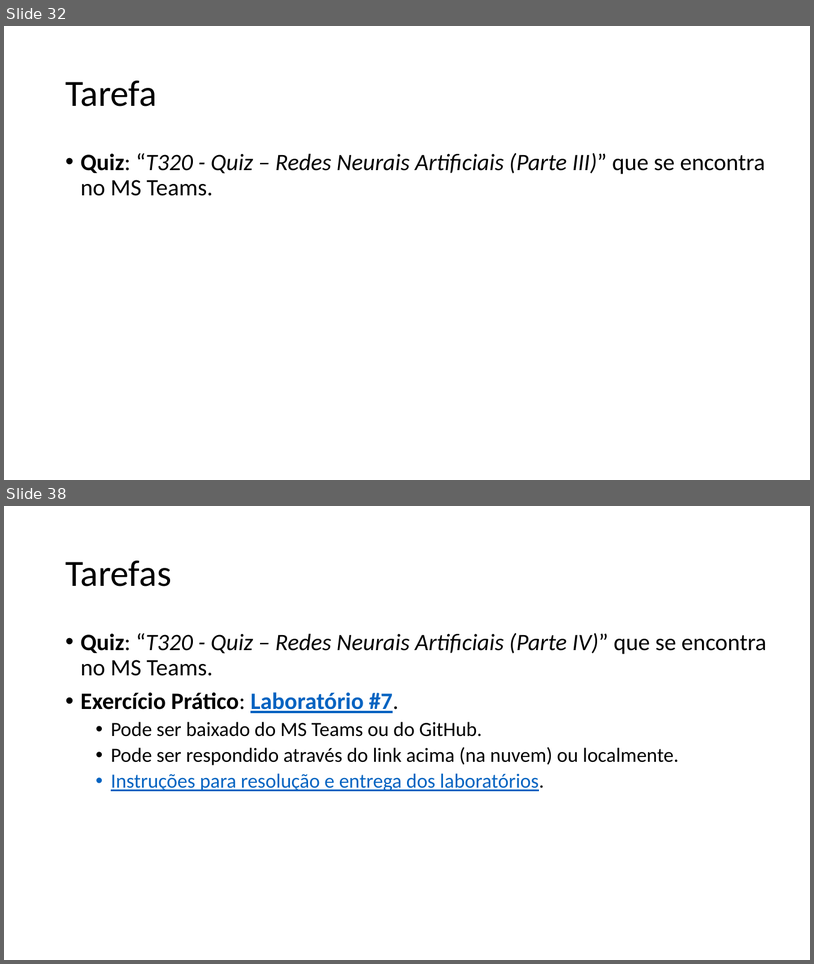
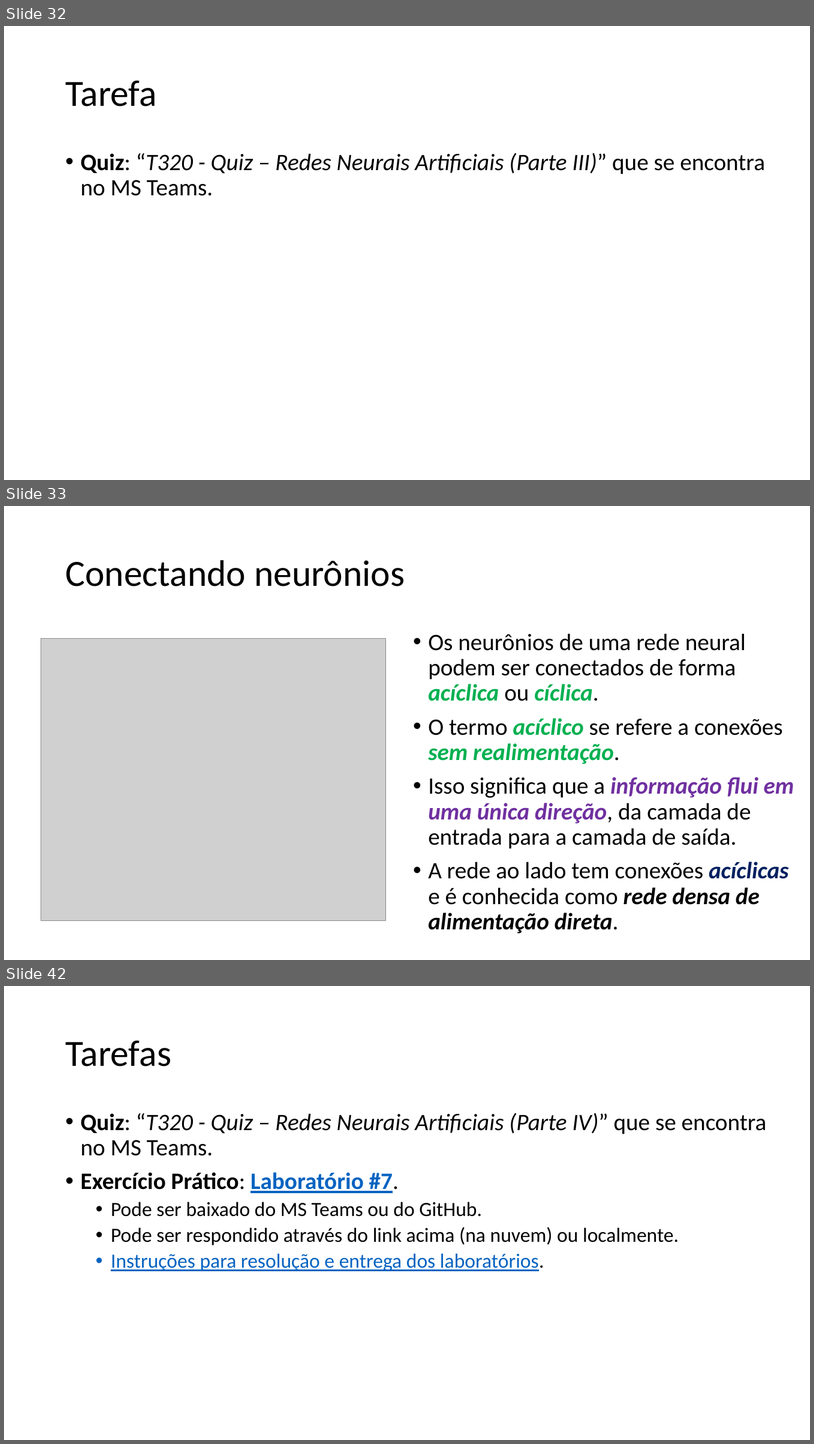
Before and after one commit to zz4fap/t320_aprendizado_de_maquina, a slide deck: slides/T320_Redes_Neurais_Artificiais (Parte II).pptx. Shown one above the other, each under a label of ours: slides 32 and 38 before the commit, slides 32, 33 and 42 after it; the slides between them are not shown. The pictures are 814x964 and 814x1444 pixels, drawn with LibreOffice and Linux fonts; fonts in the diff are those of the drawing; grey boxes stand for pictures. Boxes give left, top, right and bottom in pixels: in the first picture for what was removed or moved away, otherwise in the second. Text is boxed around its words. In the diff, an @@ line names an element or a change of style, - is before the commit and + after.

```diff
--- a/slides/T320_Redes_Neurais_Artificiais (Parte II).pptx
+++ b/slides/T320_Redes_Neurais_Artificiais (Parte II).pptx
@@ slide 33 added at (4,506,810,960), background #FFFFFF @@
@@ title added at (65,560,405,586), 44 pt, text #000000 @@
+Conectando neurônios
@@ picture added at (41,639,386,921) @@
@@ text added at (428,633,795,933), 28 pt, text #000000 @@
+• Os neurônios de uma rede neural podem ser conectados de forma acíclica ou cíclica.
+• O termo acíclico se refere a conexões sem realimentação.
+• Isso significa que a informação flui em uma única direção, da camada de entrada para a camada de saída.
+• A rede ao lado tem conexões acíclicas e é conhecida como rede densa de alimentação direta.
@@ what was slide 38 is now slide 42 @@
```
Also in this commit, not shown: 5 slides changed, 5 other slides added, 2 slides removed, 2 other files.
